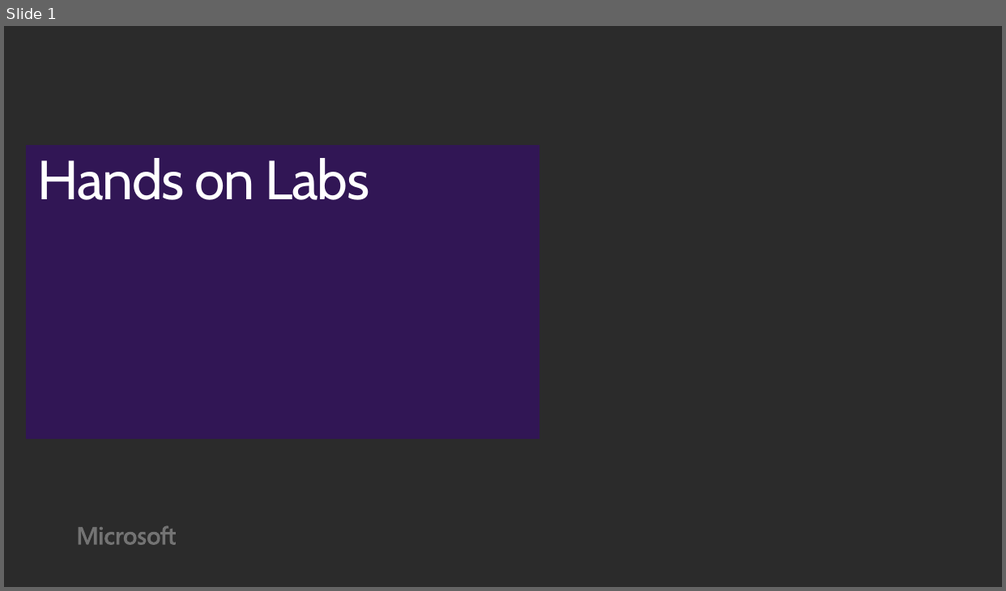
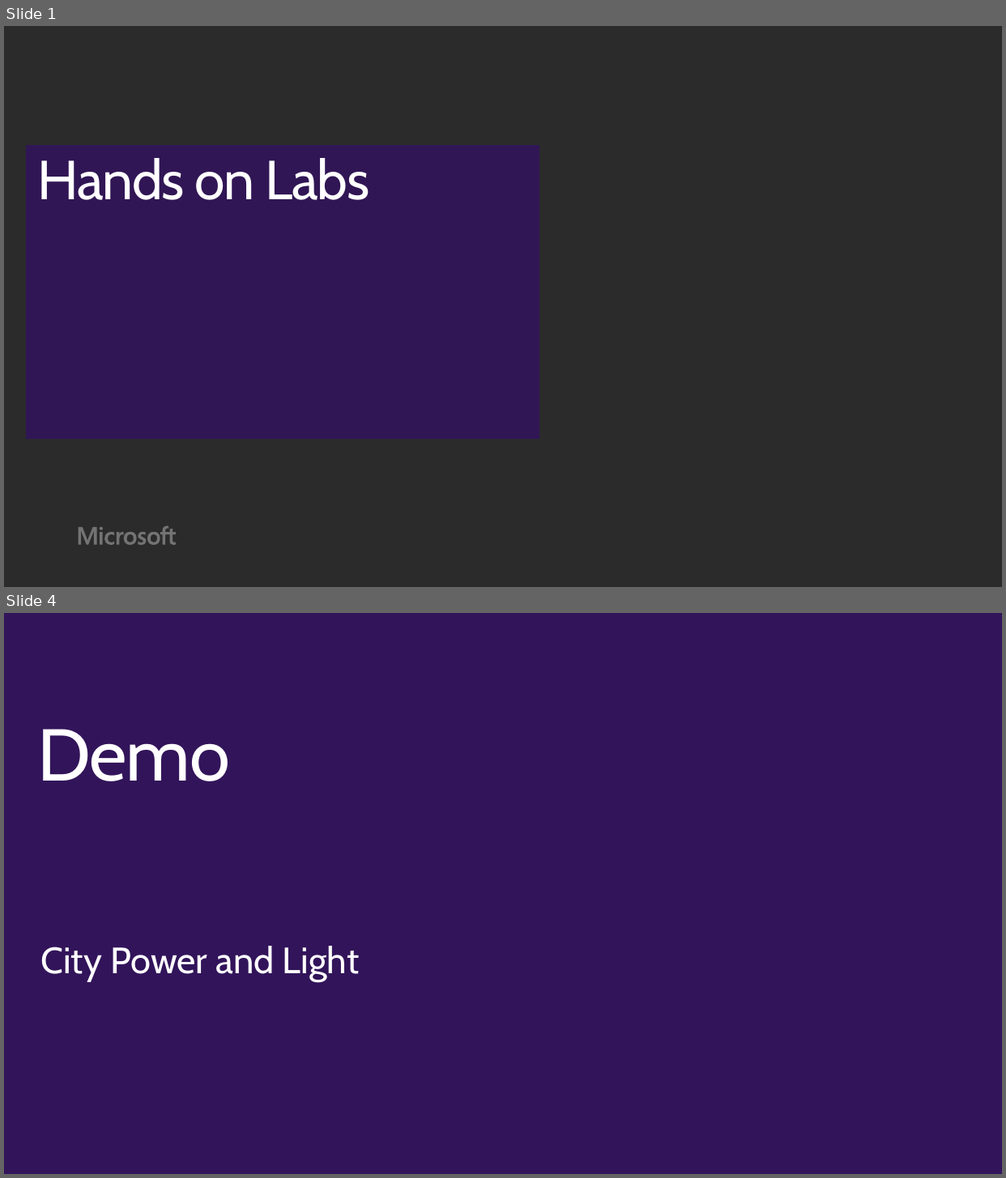
Before and after one commit to wely/DevCamp, a slide deck: Presentation/Module00-Hols.pptx. Shown one above the other, each under a label of ours: slide 1 before the commit, slides 1 and 4 after it; the slides between them are not shown. The pictures are 1006x591 and 1006x1178 pixels, drawn with LibreOffice and Linux fonts; fonts in the diff are those of the drawing; background and template pictures are left out; a plain dark background stands for a picture behind light text. Boxes give left, top, right and bottom in pixels: in the first picture for what was removed or moved away, otherwise in the second. Text is boxed around its words. In the diff, an @@ line names an element or a change of style, - is before the commit and + after.

Commit message:
Updates based on review
Added demo text strawman

```diff
--- a/Presentation/Module00-Hols.pptx
+++ b/Presentation/Module00-Hols.pptx
@@ slide 4 added at bbox=[4, 613, 1002, 1174], background #32145A @@
@@ title added at bbox=[38, 729, 230, 781], 72 pt, text #FFFFFF @@
+Demo
@@ text added at bbox=[40, 946, 359, 982], 36 pt, text #FFFFFF @@
+City Power and Light
```
Also in this commit, not shown: 8 slides changed, 2 other slides added, 2 other files.
